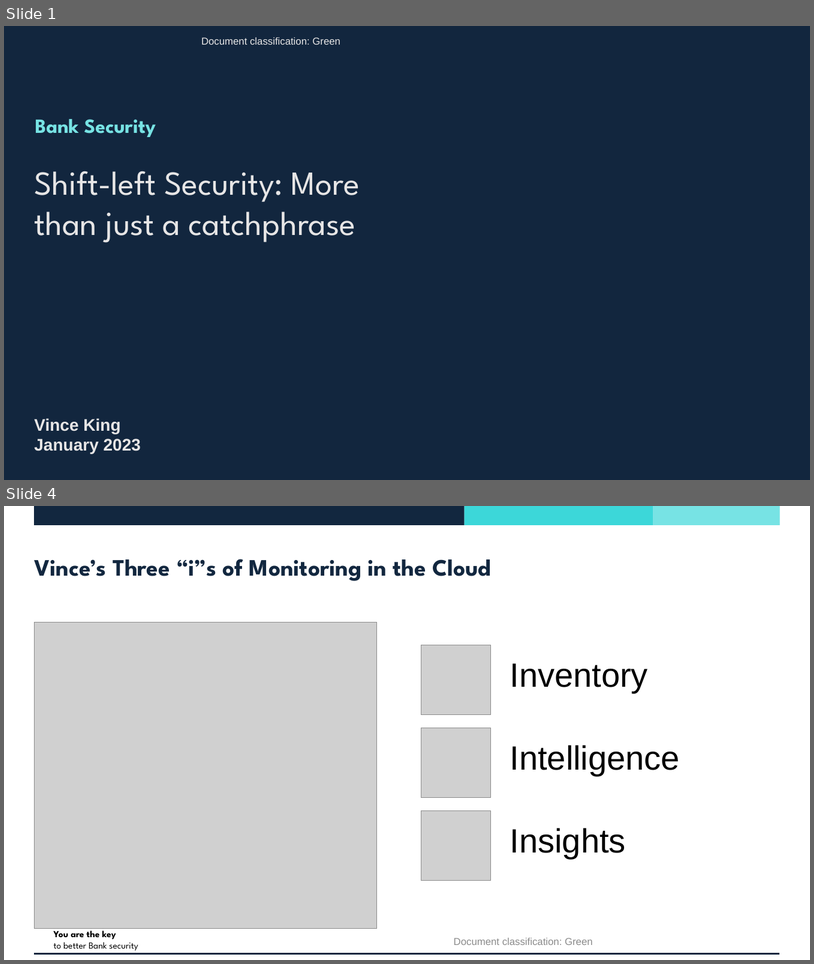
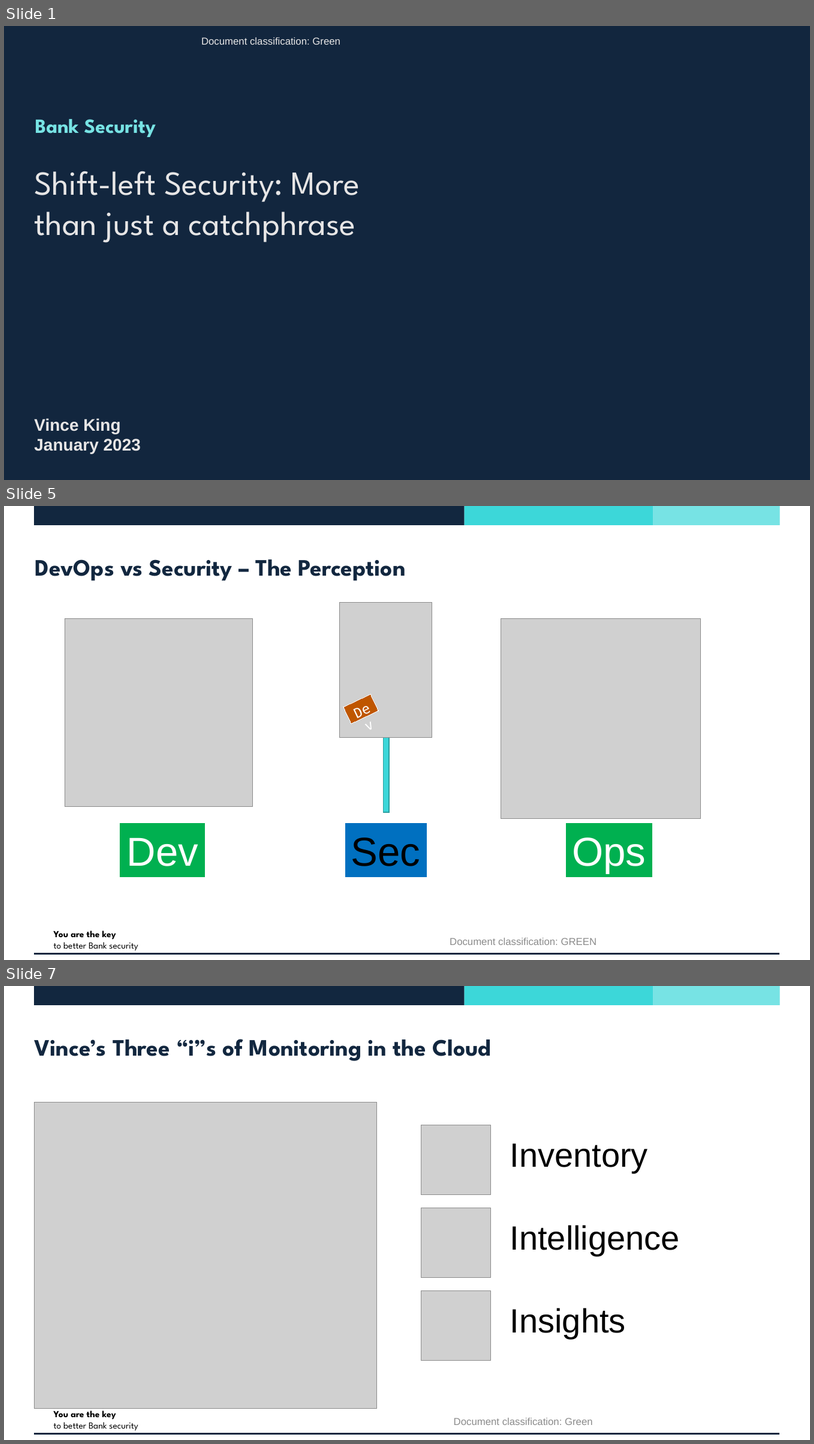
Before and after one commit to vincentjking/Presentations, a slide deck: 202301 - BCS/DevSecOps - The True Cost of Secure Transformation.pptx. Shown one above the other, each under a label of ours: slides 1 and 4 before the commit, slides 1, 5 and 7 after it; the slides between them are not shown. The pictures are 814x964 and 814x1444 pixels, drawn with LibreOffice and Linux fonts; fonts in the diff are those of the drawing; grey boxes stand for pictures; background and template pictures are left out. Boxes give left, top, right and bottom in pixels: in the first picture for what was removed or moved away, otherwise in the second. Text is boxed around its words. In the diff, an @@ line names an element or a change of style, - is before the commit and + after.

```diff
--- a/202301 - BCS/DevSecOps - The True Cost of Secure Transformation.pptx
+++ b/202301 - BCS/DevSecOps - The True Cost of Secure Transformation.pptx
@@ slide 5 added at (4, 506, 810, 960), background #FFFFFF; not listed: 5 template elements that a slide beside it also shows @@
@@ title added at (35, 559, 406, 580), 28 pt, text #12273F, bold @@
+DevOps vs Security – The Perception
@@ picture added at (340, 602, 432, 737) @@
@@ picture added at (65, 619, 252, 806) @@
@@ picture added at (501, 619, 701, 818) @@
@@ rectangle added at (344, 694, 379, 723), fill #BF5600, outline #FFFFFF 0.75 pt, 16 pt, text #FFFFFF @@
+Dev
@@ rectangle added at (383, 694, 389, 812), fill #3CD7D9, outline #2C9FA1 1 pt @@
@@ rectangle added at (120, 822, 206, 877), fill #00B050, outline #FFFFFF 0.75 pt, 48 pt, text #FFFFFF @@
+Dev
@@ rectangle added at (345, 822, 427, 877), fill #0070C0, outline #FFFFFF 0.75 pt, 48 pt, text #000000 @@
+Sec
@@ rectangle added at (566, 822, 653, 877), fill #00B050, outline #FFFFFF 0.75 pt, 48 pt, text #FFFFFF @@
+Ops
@@ text added at (450, 937, 597, 945), 12 pt, text #8C8C8C @@
+Document classification: GREEN
@@ what was slide 4 is now slide 7 @@
```
Also in this commit, not shown: 2 slides changed, 5 other slides added.
